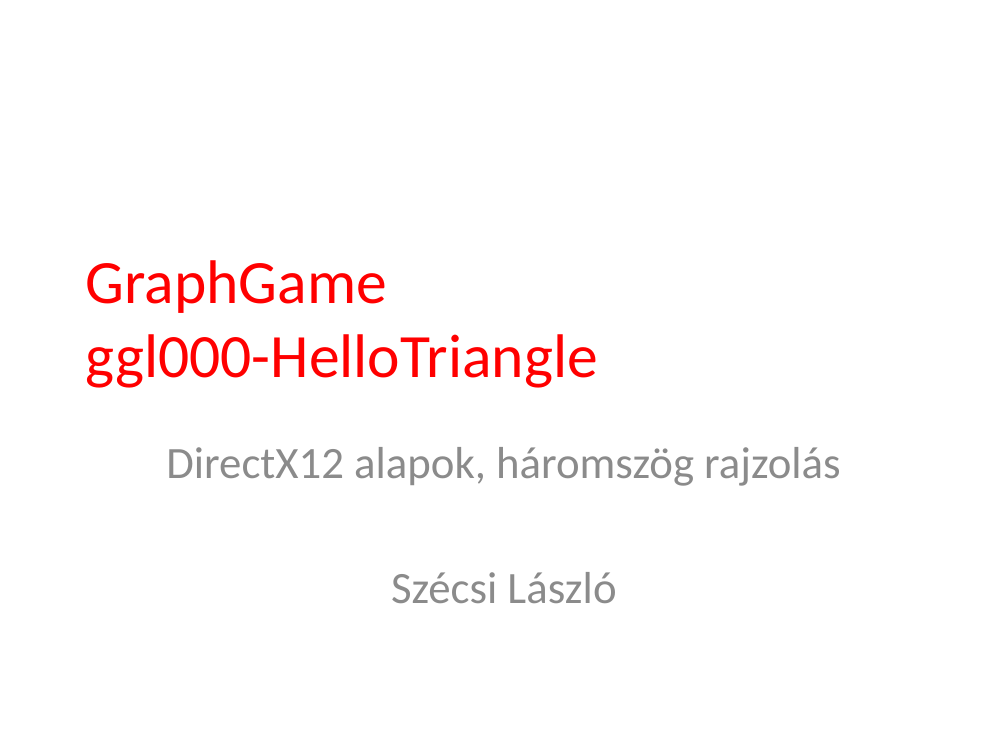
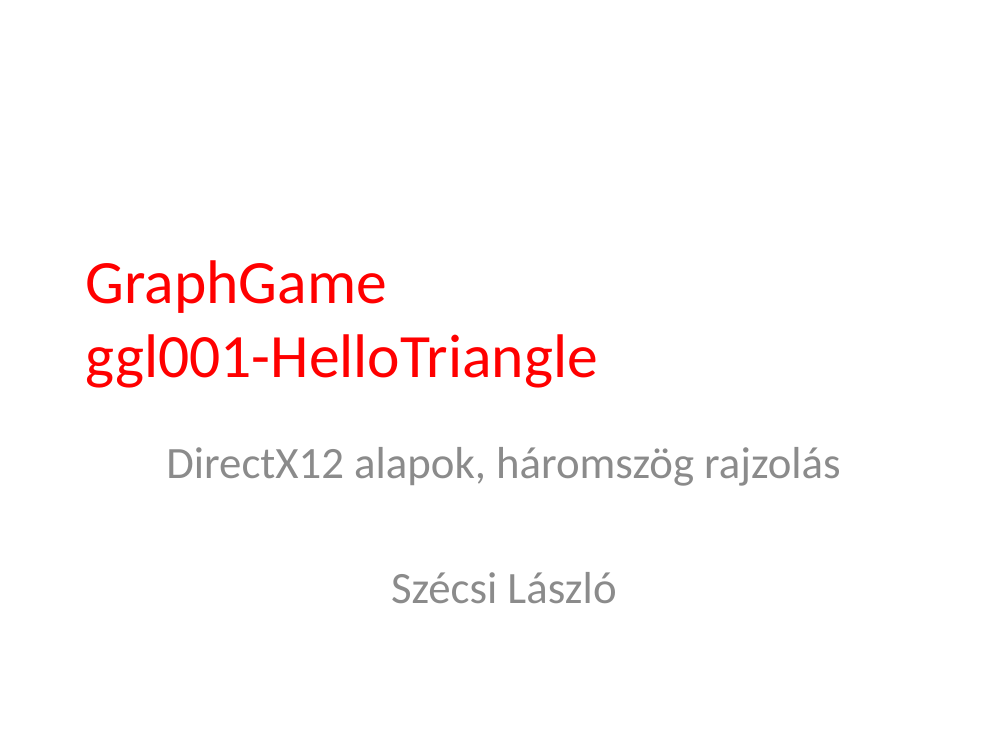
Before and after one commit to tyekx/dx12, a slide deck: slide 1 of Slides/ggl001-HelloTriangle.pptx. Drawn at 1008x756 pixels with LibreOffice and Linux fonts; fonts in the diff are those of the drawing; background and template pictures are left out. Boxes give left, top, right and bottom in pixels: in the first picture for what was removed or moved away, otherwise in the second. Text is boxed around its words. In the diff, an @@ line names an element or a change of style, - is before the commit and + after.

```diff
--- a/Slides/ggl001-HelloTriangle.pptx
+++ b/Slides/ggl001-HelloTriangle.pptx
@@ title at [86, 260, 598, 388]: text changed @@
-GraphGame
-ggl000-HelloTriangle
+GraphGame
+ggl001-HelloTriangle
```
Also in this commit, not shown: 2 other slides changed, 1 slide removed, 7 other files.
